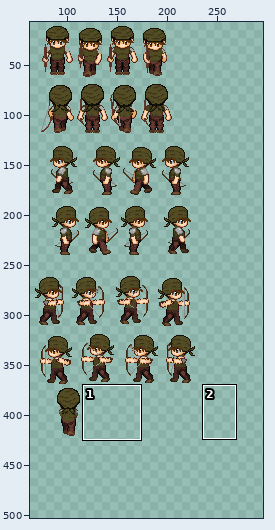
Edited in one commit: sprite sheet (Assets/Sprites/Characters/NPC/Hostile/bandit.png). Above: a wide view before the commit, with the close-up outlined.
Close-up. First the earlier version:
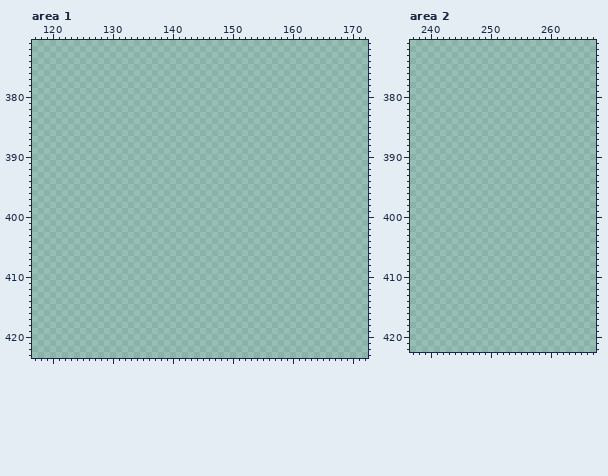
The file is 309x503 pixels. Colours within 5 levels of each other are drawn and written as one. Shown: area 1: x 117..172, y 371..423; area 2: x 237..267, y 371..422. The wide view leaves out empty margins. The commit also changed other parts of the picture, which this record leaves out.
The same view after the edit:
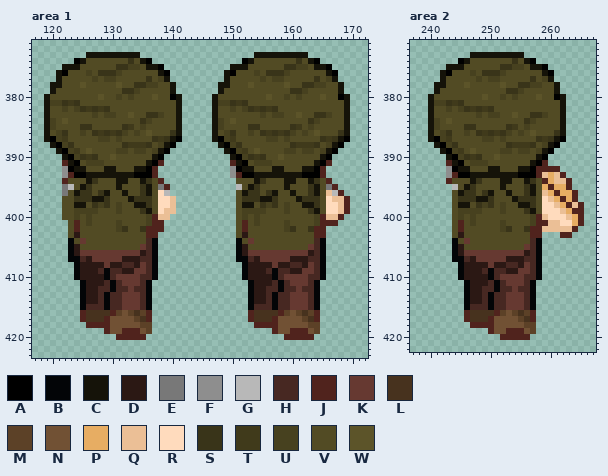
Palette (. is transparent): A #000000  B #030507  C #151309  D #2b1814  E #787878  F #8e8e8e  G #b8b8b8  H #472822  J #50231d  K #663931  L #47321e  M #5c4127  N #715134  P #e7ad63  Q #ebbf96  R #ffdbbd  S #393419  T #403a1b  U #47411f  V #524b24  W #5c5429
Edits made:
Changed rows in their new state; - is an unchanged pixel.
Area 1:
first column x 119:
373 -------CCCCCCCCC-------------------CCCCCCCCC-------
374 -----ACVVVVVVVSVCA---------------ACVVVVVVVSVCA-----
375 ---CCCVVVVVVSSUUVCCA-----------CCCVVVVVVSSUUVCCA---
376 --CAVVVUVSSSUVVVVVVCA---------CAVVVUVSSSUVVVVVVCA--
377 --CVVVVVUVUUVVVVVSVUC---------CVVVVVUVUUVVVVVSVUC--
378 -CCVVVWVVVVVWVVSSUUVVC-------CCVVVWVVVVVWVVSSUUVVC-
379 -CVVVVVVVVVVVSSUVVVVVC-------CVVVVVVVVVVVSSUVVVVVC-
380 CVVVVVVVVWVVUVUVVVWVVAC-----CVVVVVVVVWVVUVUVVVWVVAC
381 CUUSTSVVVVVVVVVVVVVVVVC-----CUUSTSVVVVVVVVVVVVVVVVC
382 CVVUVUSTSTSVVVVVVVVVVVC-----CVVUVUSTSTSVVVVVVVVVVVC
383 CVVVVVVVUVUUVVWVVSSUVVC-----CVVVVVVVUVUUVVWVVSSUVVC
384 CUVWVVVVVVVVVVVVSUVVVVC-----CUVWVVVVVVVVVVVVSUVVVVC
385 CUVVVVSSVVVVVSTVUVVVVVC-----CUVVVVSSVVVVVSTVUVVVVVC
386 CVUSVVUVSTSTSUVUVWVVVSC-----CVUSVVUVSTSTSUVUVWVVVSC
387 CAUTVVVVVUUVUVVVVVSTSCA-----CAUTVVVVVUUVUVVVVVSTSCA
388 -CAUSVVVVVVVVSTTTSVUCA-------CAUSVVVVVVVVSTTTSVUCA-
389 --CAUTVWVVVVUUVUUVUCA---------CAUTVWVVVVUUVUUVUCA--
390 ---CAUSTSVVWVVVVVVCA-----------CAUSTSVVWVVVVVVCA---
391 ---JCAVUUUVVVVVVVCAJ-----------JCAVUUUVVVVVVVCAJ---
392 ---FACCVVVCCVVVCCAJ------------FACCVVVCCVVVCCAJ----
393 ---FJAACCCCCCCCAAAJ------------FJAACCCCCCCCAAAJ----
394 ---JVVVCSVVVCCVVCSVJ------------VVVCSVVVCCVVCSVJ---
395 ---EGVCSVVVVCVVVSCVEJ-----------GVCSVVVVCVVVSCVEJ--
396 ---EVCSSVSCVVCVVSCVRG-----------VCSSVSCVVCVVSCVQGJ-
397 ---VVSSSCCSVVVCSSSVRRQ----------VSSSCCSVVVCSSSVRQQJ
398 ---VVCCVSUSVUVVCCSVRRQ----------VCCVSUSVUVVCCSVRRQJ
399 ---VVUUUUVVVUVVVSCVRQQ----------VUUUUVVVUVVVSCVRRQJ
400 ---VVUVUVVVVVVVVVUJQQ-----------VUVUVVVVVVVVVUJQQJ-
401 ----VJVUVVVVUVVVVUJJ------------VJVUVVVVUVVVVUJJJ--
402 ----VJVVVVVVUSVVSJJJ------------VJVVVVVVUSVVSJJ----
403 ----VDVVVVVVVVVVVJJ-------------VDVVVVVVVVVVVJJ----
404 ----BVKVVVVVVVVVVHB-------------BVKVVVVVVVVVVHB----
405 ----BDVVVVVVVVVVKHB-------------BDVVVVVVVVVVKHB----
406 ----BDKKKKKKKKKKDHB-------------BDKKKKKKKKKKDHB----
407 ----BBHDKKKKKDDDHHB-------------BBHDKKKKKDDDHHB----
408 -----BDDDDKDDHHDKHB--------------BDDDDKDDHHDKHB----
409 -----BDDDHBHHDDKKHB--------------BDDDHBHHDDKKHB----
410 -----BDDDDBHKKKKHHB--------------BDDDDBHKKKKHHB----
411 ------BDDDHBHKKKHB----------------BDDDHBHKKKHB-----
412 ------BDDHHBHHKHHB----------------BDDHHBHHKHHB-----
413 ------BDDHBHHKKKHB----------------BDDHBHHKKKHB-----
414 ------BDDHBHHKKKHB----------------BDDHBHHKKKHB-----
415 ------BHHHBHHKKKHB----------------BHHHBHHKKKHB-----
416 ------JLLLLJMNMLMJ----------------JLLLLJMNMLMJ-----
417 ------JLLLJNNNNMLJ----------------JLLLJNNNNMLJ-----
418 -------JJJJNNNNNMM-----------------JJJJNNNNNMM-----
419 ----------JNNJJJNM--------------------JNNJJJNM-----
420 ------------JJJJJ-----------------------JJJJJ------
Area 2:
first column x 240:
373 -------CCCCCCCCC----------
374 -----ACVVVVVVVSVCA--------
375 ---CCCVVVVVVSSUUVCCA------
376 --CAVVVUVSSSUVVVVVVCA-----
377 --CVVVVVUVUUVVVVVSVUC-----
378 -CCVVVWVVVVVWVVSSUUVVC----
379 -CVVVVVVVVVVVSSUVVVVVC----
380 CVVVVVVVVWVVUVUVVVWVVAC---
381 CUUSTSVVVVVVVVVVVVVVVVC---
382 CVVUVUSTSTSVVVVVVVVVVVC---
383 CVVVVVVVUVUUVVWVVSSUVVC---
384 CUVWVVVVVVVVVVVVSUVVVVC---
385 CUVVVVSSVVVVVSTVUVVVVVC---
386 CVUSVVUVSTSTSUVUVWVVVSC---
387 CAUTVVVVVUUVUVVVVVSTSCA---
388 -CAUSVVVVVVVVSTTTSVUCA----
389 --CAUTVWVVVVUUVUUVUCA-----
390 ---CAUSTSVVWVVVVVVCA------
391 ---JCAVUUUVVVVVVVCAJ------
392 ---FACCVVVCCVVVCCAJJJJ----
393 ---FJAACCCCCCCCAAAJQPQJ---
394 ---JVVVCSVVVCCVVCSVJPQQJ--
395 ----GVCSVVVVCVVVSCVPJPPJ--
396 ----VCSSVSCVVCVVSCVQPJPPJ-
397 ----VSSSCCSVVVCSSSVRQPJPJ-
398 ----VCCVSUSVUVVCCSVRRQPJQJ
399 ----VUUUUVVVUVVVSCVRRRQPJJ
400 ----VUVUVVVVVVVVVUJQRRRQPJ
401 ----VJVUVVVVUVVVVUJJQQRRPJ
402 ----VJVVVVVVUSVVSJJQQQQQJ-
403 ----VDVVVVVVVVVVVJJ---JJ--
404 ----BVKVVVVVVVVVVHB-------
405 ----BDVVVVVVVVVVKHB-------
406 ----BDKKKKKKKKKKDHB-------
407 ----BBHDKKKKKDDDHHB-------
408 -----BDDDDKDDHHDKHB-------
409 -----BDDDHBHHDDKKHB-------
410 -----BDDDDBHKKKKHHB-------
411 ------BDDDHBHKKKHB--------
412 ------BDDHHBHHKHHB--------
413 ------BDDHBHHKKKHB--------
414 ------BDDHBHHKKKHB--------
415 ------BHHHBHHKKKHB--------
416 ------JLLLLJMNMLMJ--------
417 ------JLLLJNNNNMLJ--------
418 -------JJJJNNNNNMM--------
419 ----------JNNJJJNM--------
420 ------------JJJJJ---------
Changed places in both close-ups, as pixel boxes (x1, y1, x2, y2):
added: (44, 52, 182, 340)
added: (212, 52, 350, 340)
added: (428, 52, 584, 340)
